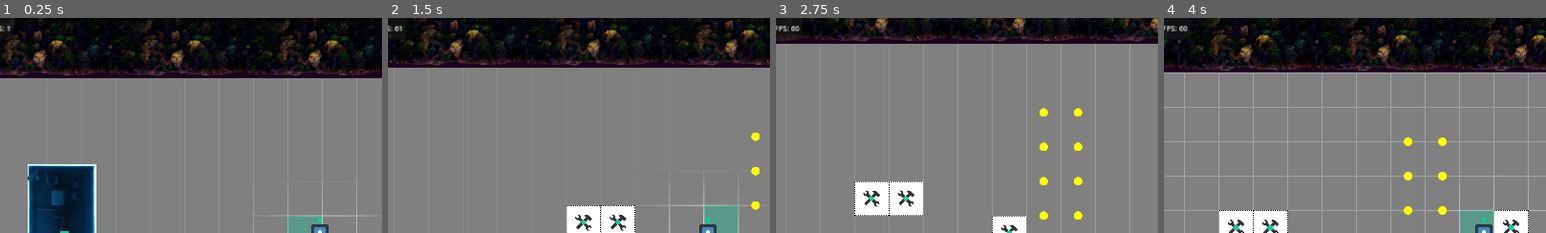
Above: before the commit, frames 1-4 (left to right).
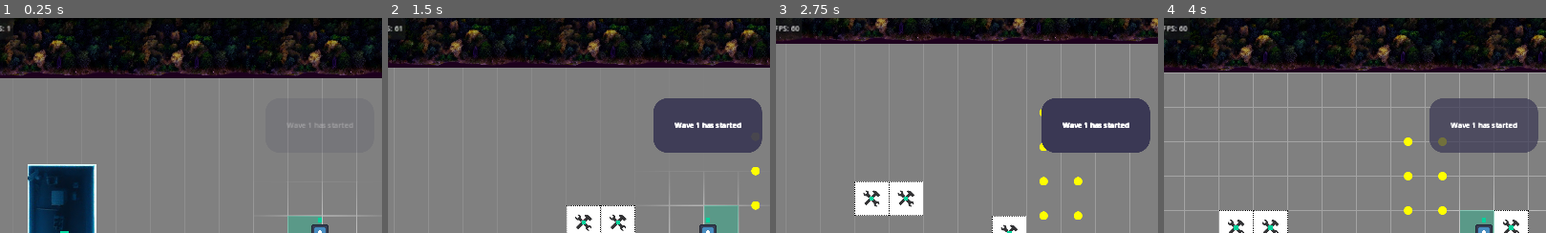
Above: after the commit, the same moments.

Repository: Slushie-Defense/Slushie
Game: Godot game, scene res://Levels/Level1.tscn
Two runs of this game, one before a commit and one after it. Both use one fixed random seed, a clock stepped at 60 frames per second and the inputs below. The engine's default icon, where the game draws it, is replaced by a stand-in: a white triangle on a blue panel in a dark square. Sound files missing from this copy of the repository are replaced by a short silence.
Inputs:
- Up to frame 1 (0.25 s): no input
- Up to frame 2 (1.5 s): tap Enter (ui_accept) at 0.5, 0.77 s; hold Right (ui_right) 0.53-1.28 s; hold Down (ui_down) from 1.28 s (still down)
- Up to frame 3 (2.75 s): tap Enter (ui_accept) at 1.52 s; release Down (ui_down) at 2.03 s; hold Right (ui_right) from 2.03 s (still down)
- Up to frame 4 (4 s): release Right (ui_right) at 2.78 s; hold Up (ui_up) 2.78-3.53 s; tap Enter (ui_accept) at 3.02, 3.77 s; hold Left (ui_left) from 3.53 s (still down)
The pictures show only the part of the screen within x 8-58%, y 0-50%; the shares and areas given below are measured in that part.

The runs differ from the first frame. In frame 1, less than 0.1% of the frame differs, in the area x 75-92%, y 48-52%; in frame 2, 7.0%; in frame 3, 7.0%, in the area x 69-98%, y 37-63%; in frame 4, 6.9%.

Commit message:
Wave Event UI

Diff:
--- a/Autoload/Main.gd
+++ b/Autoload/Main.gd
@@ -2,9 +2,10 @@
 
 signal signal_add_player(player_node) # How we find the player
 signal signal_update_coin_count(count)
+signal signal_wave_event(event_string)
 
+# Coin count
 var coins : int = 0
-var enemy_count : int = 0
 
 # Called when the node enters the scene tree for the first time.
 func _ready():
--- a/Entities/Camera/Camera.gd
+++ b/Entities/Camera/Camera.gd
@@ -1,7 +1,8 @@
 extends Camera2D
 
 @onready var user_interface : Node2D = $UserInterfaceParent
-@onready var coins_user_interface : Node2D = $UserInterfaceParent/CoinsUserInterface
+@onready var coins_user_interface : Control = $UserInterfaceParent/CanvasLayer/CoinsUserInterface
+@onready var wave_event_user_interface : Control = $UserInterfaceParent/CanvasLayer/WaveEvent
 
 var camera_width = 1280
 var camera_height = 720
@@ -11,6 +12,9 @@
 func _ready():
 	camera_width = get_viewport_rect().size.x
 	camera_height = get_viewport_rect().size.y
+	# Wave event
+	wave_event_user_interface.center_container.size.y = camera_height * 0.5
+	wave_event_user_interface.center_container.size.x = camera_width
 	# Main recieves a signal that the player node exists
 	# When the signal arrives it connects the player node custom "update position" signal to the camera
 	# Now the camera knows where the player is
--- a/Entities/Camera/Camera.tscn
+++ b/Entities/Camera/Camera.tscn
@@ -1,11 +1,16 @@
-[gd_scene load_steps=3 format=3 uid="uid://d05a21782kpoa"]
+[gd_scene load_steps=4 format=3 uid="uid://d05a21782kpoa"]
 
 [ext_resource type="Script" path="res://Entities/Camera/Camera.gd" id="1_5preo"]
 [ext_resource type="PackedScene" uid="uid://bb1dvqwxyrpgu" path="res://UserInterface/Coins/CoinCounterUI.tscn" id="2_6loqe"]
+[ext_resource type="PackedScene" uid="uid://chax58s57d85u" path="res://UserInterface/Wave/WaveCount.tscn" id="3_b4vnn"]
 
 [node name="Camera" type="Camera2D"]
 script = ExtResource("1_5preo")
 
 [node name="UserInterfaceParent" type="Node2D" parent="."]
 
-[node name="CoinsUserInterface" parent="UserInterfaceParent" instance=ExtResource("2_6loqe")]
+[node name="CanvasLayer" type="CanvasLayer" parent="UserInterfaceParent"]
+
+[node name="CoinsUserInterface" parent="UserInterfaceParent/CanvasLayer" instance=ExtResource("2_6loqe")]
+
+[node name="WaveEvent" parent="UserInterfaceParent/CanvasLayer" instance=ExtResource("3_b4vnn")]
--- a/Entities/Managers/WaveManager/WaveManager.gd
+++ b/Entities/Managers/WaveManager/WaveManager.gd
@@ -36,16 +36,14 @@
 		if enemy != null || !enemy.is_queued_for_deletion():
 			return false
 
-	print("wave complete no more enemies")
+	Main.emit_signal("signal_wave_event", "Wave complete!")
 	return true
 
 var spawning = false
 
 func _spawn_wave(wave: Wave):
 	spawning = true;
-	print("spawning" + str(wave.name))
-	print(wave.name)
-	print(wave.description)
+	Main.emit_signal("signal_wave_event", str(wave.name) + ": " + str(wave.description))
 	for enemy_info in wave.enemies:
 		await get_tree().create_timer(enemy_info.time).timeout
 		for i in range(enemy_info.number_to_spawn):
@@ -56,9 +54,7 @@
 			alive_enemies.append(enemy_instance)
 			await get_tree().create_timer(enemy_info.repeat_time).timeout
 	spawning = false
-	print("all enemies in this wave have been spawned")
-
-
+	Main.emit_signal("signal_wave_event", str(wave.name) + ": Over")
 
 # Called when the node enters the scene tree for the first time.
 func _ready():
@@ -73,7 +69,7 @@
 		spawn_index += 1
 		if (spawn_index >= waves.size()):
 			spawn_index = 0
-			print("All waves complete!")
+			Main.emit_signal("signal_wave_event", "All waves complete!")
 		else:
 			_spawn_wave(waves[spawn_index])
 	pass
--- a/UserInterface/Coins/CoinCounterUI.gd
+++ b/UserInterface/Coins/CoinCounterUI.gd
@@ -1,7 +1,7 @@
-extends Node2D
+extends Control
 
-@onready var coin_counter : Label = $CanvasLayer/Control/PanelContainer/MarginContainer/BoxContainer/Label
-@onready var fps_counter : Label = $CanvasLayer/Control/PanelContainer/MarginContainer/BoxContainer/FPSLabel
+@onready var coin_counter : Label = $PanelContainer/MarginContainer/BoxContainer/Label
+@onready var fps_counter : Label = $PanelContainer/MarginContainer/BoxContainer/FPSLabel
 
 func _ready():
 	Main.signal_update_coin_count.connect(_update_coin_count)
--- a/UserInterface/Coins/CoinCounterUI.tscn
+++ b/UserInterface/Coins/CoinCounterUI.tscn
@@ -4,43 +4,39 @@
 [ext_resource type="Theme" uid="uid://crp0o88uid1pe" path="res://UserInterface/MainUserInterfaceTheme.tres" id="1_w3mxy"]
 [ext_resource type="Texture2D" uid="uid://dpt0tifft75jw" path="res://Sprites/Circles/32x32WhiteCircle.png" id="2_pl464"]
 
-[node name="CoinsUserInterface" type="Node2D"]
-script = ExtResource("1_mkfw7")
-
-[node name="CanvasLayer" type="CanvasLayer" parent="."]
-
-[node name="Control" type="Control" parent="CanvasLayer"]
+[node name="Control" type="Control"]
 layout_mode = 3
 anchors_preset = 0
 size_flags_horizontal = 3
 size_flags_vertical = 3
+script = ExtResource("1_mkfw7")
 
-[node name="PanelContainer" type="PanelContainer" parent="CanvasLayer/Control"]
+[node name="PanelContainer" type="PanelContainer" parent="."]
 layout_mode = 0
 offset_right = 40.0
 offset_bottom = 40.0
 
-[node name="MarginContainer" type="MarginContainer" parent="CanvasLayer/Control/PanelContainer"]
+[node name="MarginContainer" type="MarginContainer" parent="PanelContainer"]
 layout_mode = 2
 theme_override_constants/margin_left = 8
 theme_override_constants/margin_top = 8
 theme_override_constants/margin_right = 8
 theme_override_constants/margin_bottom = 8
 
-[node name="BoxContainer" type="HBoxContainer" parent="CanvasLayer/Control/PanelContainer/MarginContainer"]
+[node name="BoxContainer" type="HBoxContainer" parent="PanelContainer/MarginContainer"]
 layout_mode = 2
 theme = ExtResource("1_w3mxy")
 theme_override_constants/separation = 8
 
-[node name="TextureRect" type="TextureRect" parent="CanvasLayer/Control/PanelContainer/MarginContainer/BoxContainer"]
+[node name="TextureRect" type="TextureRect" parent="PanelContainer/MarginContainer/BoxContainer"]
 layout_mode = 2
 texture = ExtResource("2_pl464")
 stretch_mode = 3
 
-[node name="Label" type="Label" parent="CanvasLayer/Control/PanelContainer/MarginContainer/BoxContainer"]
+[node name="Label" type="Label" parent="PanelContainer/MarginContainer/BoxContainer"]
 layout_mode = 2
 text = "Coins"
 
-[node name="FPSLabel" type="Label" parent="CanvasLayer/Control/PanelContainer/MarginContainer/BoxContainer"]
+[node name="FPSLabel" type="Label" parent="PanelContainer/MarginContainer/BoxContainer"]
 layout_mode = 2
 text = "FPS"
--- /dev/null
+++ b/UserInterface/Wave/WaveCount.gd
@@ -0,0 +1,14 @@
+extends Control
+
+@onready var center_container : CenterContainer = $CenterContainer
+@onready var label : Label = $CenterContainer/PanelContainer/MarginContainer/CenterContainer2/Label
+@onready var animation_player : AnimationPlayer = $AnimationPlayer
+
+# Called when the node enters the scene tree for the first time.
+func _ready():
+	Main.signal_wave_event.connect(wave_event)
+	animation_player.current_animation = "ShowWaveUI"
+
+func wave_event(wave_event_string):
+	label.text = wave_event_string
+	animation_player.play()
--- /dev/null
+++ b/UserInterface/Wave/WaveCount.tscn
@@ -0,0 +1,84 @@
+[gd_scene load_steps=6 format=3 uid="uid://chax58s57d85u"]
+
+[ext_resource type="Script" path="res://UserInterface/Wave/WaveCount.gd" id="1_8fe32"]
+
+[sub_resource type="StyleBoxFlat" id="StyleBoxFlat_evh01"]
+bg_color = Color(0.227451, 0.219608, 0.329412, 0.4)
+corner_radius_top_left = 32
+corner_radius_top_right = 32
+corner_radius_bottom_right = 32
+corner_radius_bottom_left = 32
+
+[sub_resource type="Animation" id="Animation_obn42"]
+resource_name = "ShowWaveUI"
+length = 5.0
+tracks/0/type = "value"
+tracks/0/imported = false
+tracks/0/enabled = true
+tracks/0/path = NodePath(".:modulate")
+tracks/0/interp = 2
+tracks/0/loop_wrap = true
+tracks/0/keys = {
+"times": PackedFloat32Array(0, 0.5, 4.5, 5),
+"transitions": PackedFloat32Array(1, 1, 1, 1),
+"update": 0,
+"values": [Color(1, 1, 1, 0), Color(1, 1, 1, 1), Color(1, 1, 1, 1), Color(1, 1, 1, 0)]
+}
+
+[sub_resource type="Animation" id="Animation_0004s"]
+length = 0.001
+tracks/0/type = "value"
+tracks/0/imported = false
+tracks/0/enabled = true
+tracks/0/path = NodePath(".:modulate")
+tracks/0/interp = 1
+tracks/0/loop_wrap = true
+tracks/0/keys = {
+"times": PackedFloat32Array(0),
+"transitions": PackedFloat32Array(1),
+"update": 0,
+"values": [Color(1, 1, 1, 1)]
+}
+
+[sub_resource type="AnimationLibrary" id="AnimationLibrary_w7apv"]
+_data = {
+"RESET": SubResource("Animation_0004s"),
+"ShowWaveUI": SubResource("Animation_obn42")
+}
+
+[node name="WaveEvent" type="Control"]
+layout_mode = 3
+anchors_preset = 15
+anchor_right = 1.0
+anchor_bottom = 1.0
+grow_horizontal = 2
+grow_vertical = 2
+script = ExtResource("1_8fe32")
+
+[node name="CenterContainer" type="CenterContainer" parent="."]
+layout_mode = 0
+offset_right = 1280.0
+offset_bottom = 720.0
+
+[node name="PanelContainer" type="PanelContainer" parent="CenterContainer"]
+layout_mode = 2
+theme_override_styles/panel = SubResource("StyleBoxFlat_evh01")
+
+[node name="MarginContainer" type="MarginContainer" parent="CenterContainer/PanelContainer"]
+layout_mode = 2
+theme_override_constants/margin_left = 48
+theme_override_constants/margin_top = 48
+theme_override_constants/margin_right = 48
+theme_override_constants/margin_bottom = 48
+
+[node name="CenterContainer2" type="CenterContainer" parent="CenterContainer/PanelContainer/MarginContainer"]
+layout_mode = 2
+
+[node name="Label" type="Label" parent="CenterContainer/PanelContainer/MarginContainer/CenterContainer2"]
+layout_mode = 2
+text = "Wave 1 has started"
+
+[node name="AnimationPlayer" type="AnimationPlayer" parent="."]
+libraries = {
+"": SubResource("AnimationLibrary_w7apv")
+}
